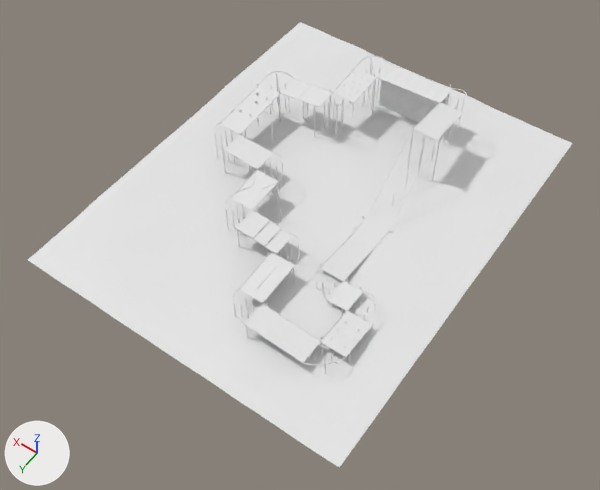
One commit to the glTF model models4/mr4_collide.glb: the scene before it, then after it.
Camera for both pictures: a 50 mm lens placed at (-702.0, 1371.0, 1844.0), pointed at (149.0, 180.0, -28.0). The axes (+X, +Y, +Z) are drawn at lower left. The lights are the same throughout. The older version comes first.

The first picture shows 'geometry_0'.
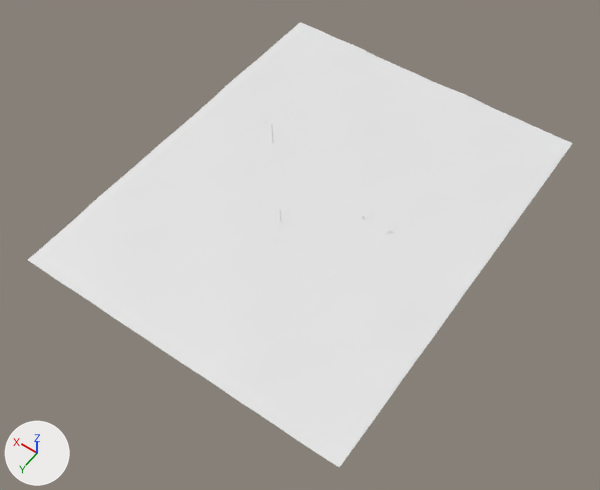
Where the change shows, as pixel boxes [x1, y1, x2, y2] in the pictures (600 x 490 px):
part 1 of me_geometry_0, deleted
    before: [213, 55, 468, 374]
part 2 of me_geometry_0, deleted
    before: [285, 129, 440, 293]
part 3 of me_geometry_0, deleted
    before: [362, 64, 448, 136]
part 4 of me_geometry_0, deleted
    before: [241, 165, 285, 191]
part 5 of me_geometry_0, deleted
    before: [313, 359, 335, 373]

Edits to the bpy script that builds the scene:
```text
Change me_geometry_0:
    used by ob_geometry_0; location = (0.0, 0.0, 0.0)
    remove me_geometry_0.from_pydata(...)  # 25778 vertices, 49562 faces; spans x -320.0..720.0, y -620.0..680.0, z -1.0..183.0
    add me_geometry_0.from_pydata(...)  # 3828 vertices, 7376 faces; spans x -320.0..720.0, y -620.0..680.0, z -1.0..82.0
    me_geometry_0 part 1: 1110 loose pieces with 20298 vertices, spanning x -185.0..565.0, y -465.0..525.0, z 0.0..183.0, are deleted
    me_geometry_0 part 2: 1472 vertices removed from x -39.0..121.0, y -302.0..282.0, z -1.0..177.0
    me_geometry_0 part 3: 126 vertices removed from x 39.0..302.0, y -422.0..-419.0, z 0.0..151.0
    me_geometry_0 part 4: 36 vertices removed from x 318.0..421.0, y 58.0..61.0, z 0.0..92.0
    me_geometry_0 part 5: 18 vertices removed from x -142.0..-139.0, y 479.0..482.0, z 0.0..42.0
```
